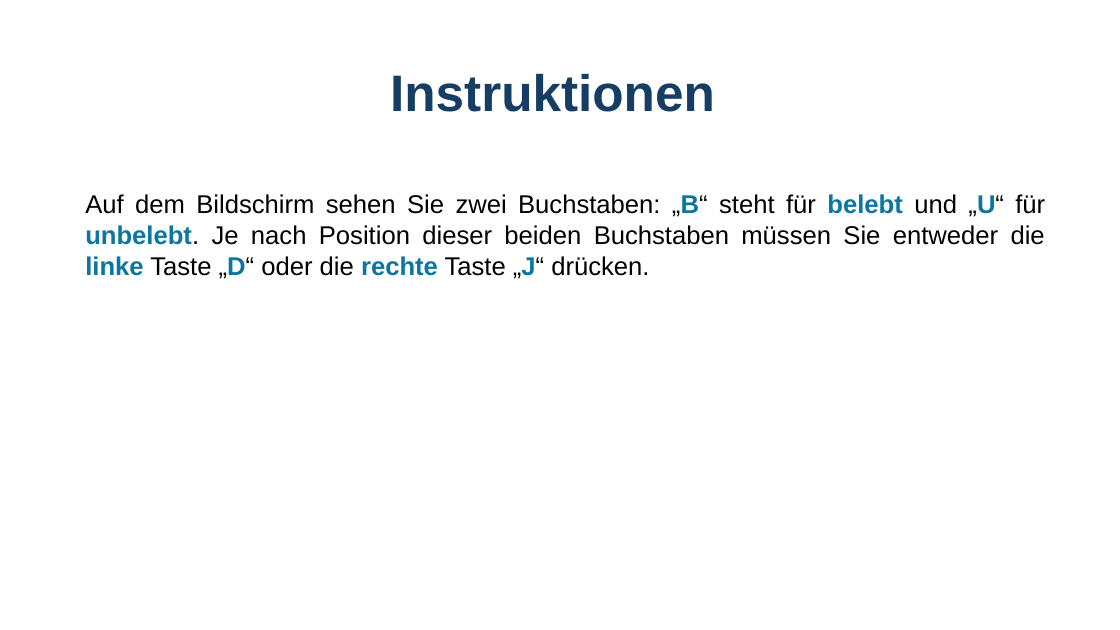
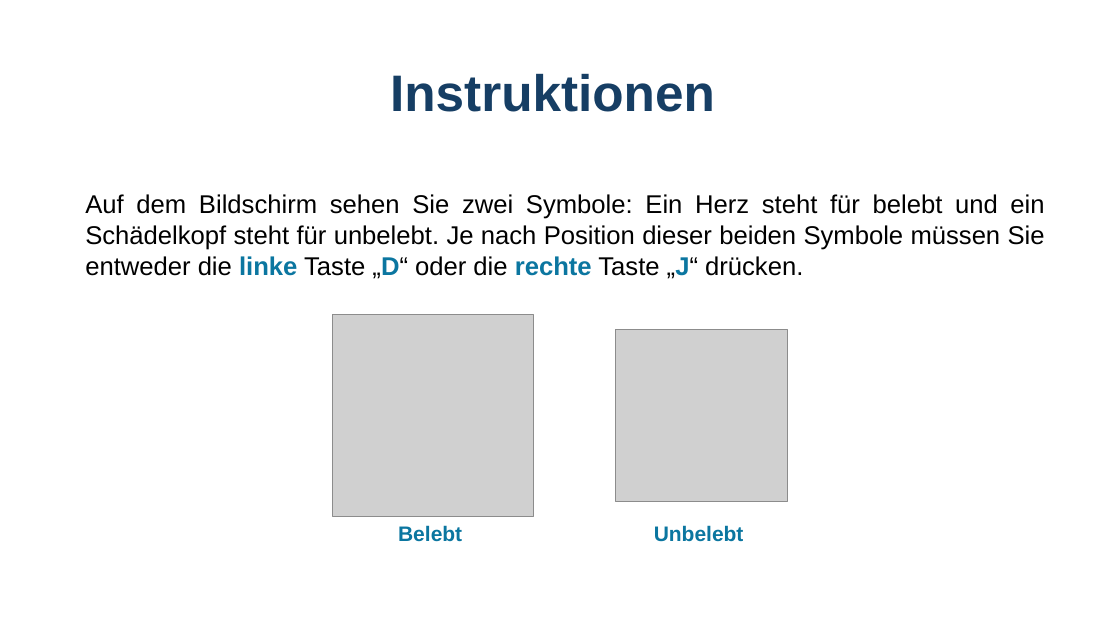
Before and after one commit to GidonFrischkorn/Ambizione-IndividualDifferencesStudy, a slide deck: slide 3 of tasks/word-judgement-changingSR/assets/Instructions_wordschangeSR.pptx. Drawn at 1120x630 pixels with LibreOffice and Linux fonts; fonts in the diff are those of the drawing; grey boxes stand for pictures. Boxes give left, top, right and bottom in pixels: in the first picture for what was removed or moved away, otherwise in the second. Text is boxed around its words. In the diff, an @@ line names an element or a change of style, - is before the commit and + after.

```diff
--- a/tasks/word-judgement-changingSR/assets/Instructions_wordschangeSR.pptx
+++ b/tasks/word-judgement-changingSR/assets/Instructions_wordschangeSR.pptx
@@ text at (x1=85, y1=194, x2=1045, y2=279): text changed @@
-Auf dem Bildschirm sehen Sie zwei Buchstaben: „B“ steht für belebt und „U“ für unbelebt. Je nach Position dieser beiden Buchstaben müssen Sie entweder die linke Taste „D“ oder die rechte Taste „J“ drücken.
+Auf dem Bildschirm sehen Sie zwei Symbole: Ein Herz steht für belebt und ein Schädelkopf steht für unbelebt. Je nach Position dieser beiden Symbole müssen Sie entweder die linke Taste „D“ oder die rechte Taste „J“ drücken.
@@ group added at (x1=333, y1=315, x2=787, y2=542): 2 pictures, 2 texts @@
+Belebt
+Unbelebt
```
Also in this commit, not shown: 3 other slides changed, 12 other files.
